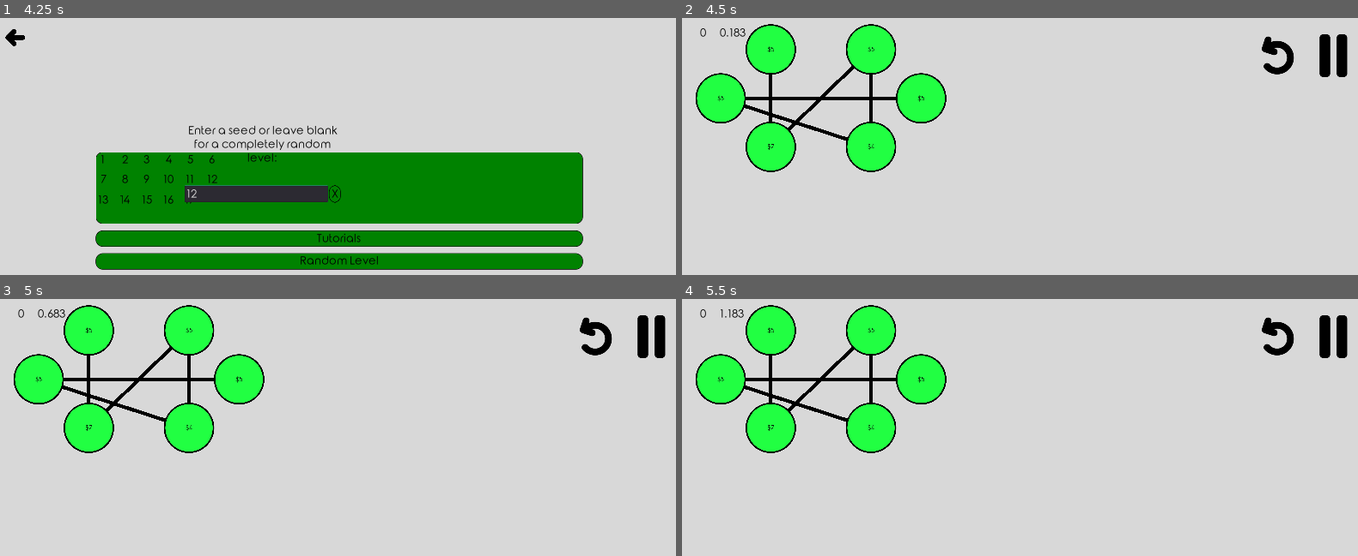
Above: before the commit, frames 1-4 (two rows, left to right).
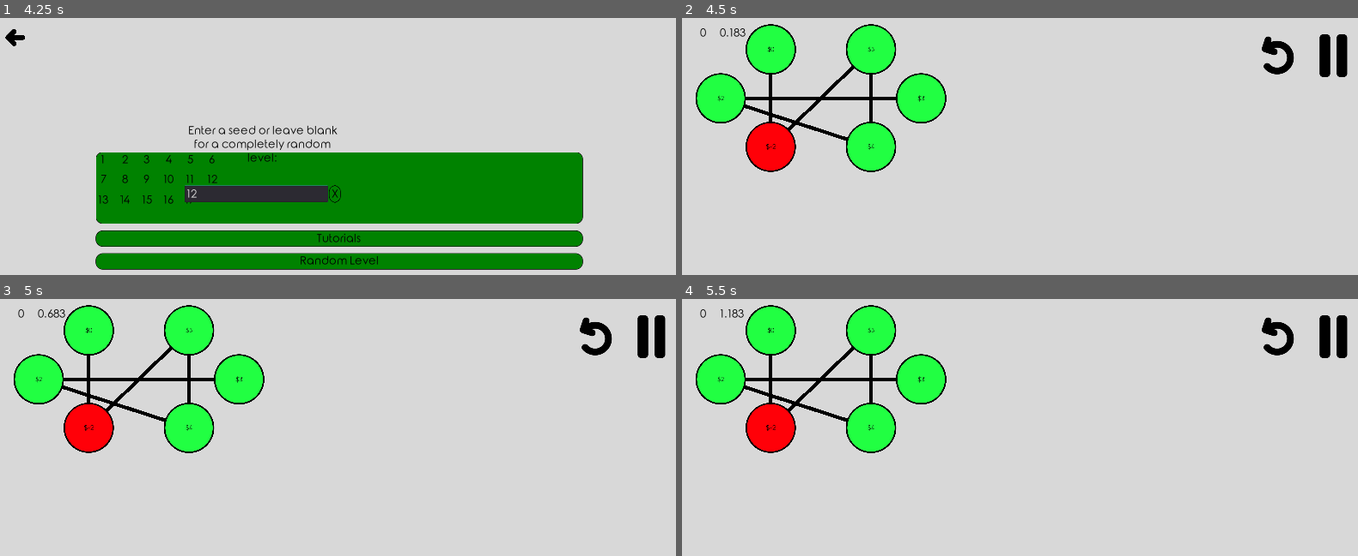
Above: after the commit, the same moments.

Repository: Inglo-Games/dollar-shuffle
Game: Godot game, scene res://scenes/lvl_menu.tscn
The game is run twice, just before and just after one commit, with the same random seed, the same clock (stepped at 60 frames per second) and the same inputs. This scene is started directly instead of the project's main scene.
Inputs (mouse positions are in pixels of both pictures, inside the frame that each line leads up to):
- Up to frame 1 (4.25 s): click "Random Level" at 0.5 s; click (256, 192) at 1.27 s; type "12" at 1.35 s; click "Random Level" at 2 s; click "Random Level" at 2.75 s; click "Tutorials" at 3.5 s
- Up to frame 2 (4.5 s): click "X" at 4.25 s
- Up to frame 3 (5 s): no input
- Up to frame 4 (5.5 s): click (1276, 337) at 5 s

Frame 1 is identical in both runs. In frame 2, 1.1% of the frame differs, in the area x 5-36%, y 11-60%; in frame 3, 1.1%; in frame 4, 1.1%.

Commit message:
Fixing size issue and connections var

Diff:
--- a/scripts/graph_gen.gd
+++ b/scripts/graph_gen.gd
@@ -82,11 +82,11 @@
 
 # Distribute points randomly until graph is solvable
 static func distribute_points(graph_data):
-	var n = graph_data.size()
+	var n = len(graph_data)
 	# Calculate the minimum number of points needed based on genus
 	var conns = 0
 	for node in graph_data.keys():
-		conns += graph_data[node].size() * 0.5
+		conns += graph_data[node]["conns"].size() * 0.5
 	var min_points = max(conns - n + 1, 0)
 	# Start with current total value, noting each node is initialized with -2 val
 	var total = n * -2
